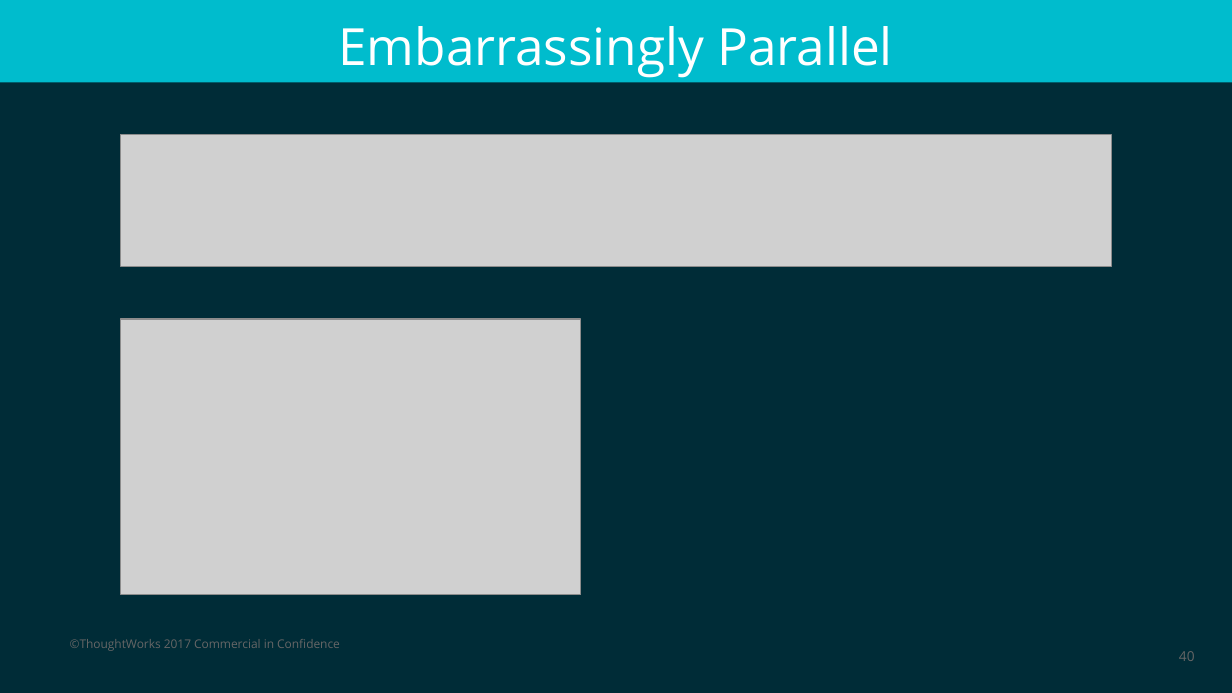
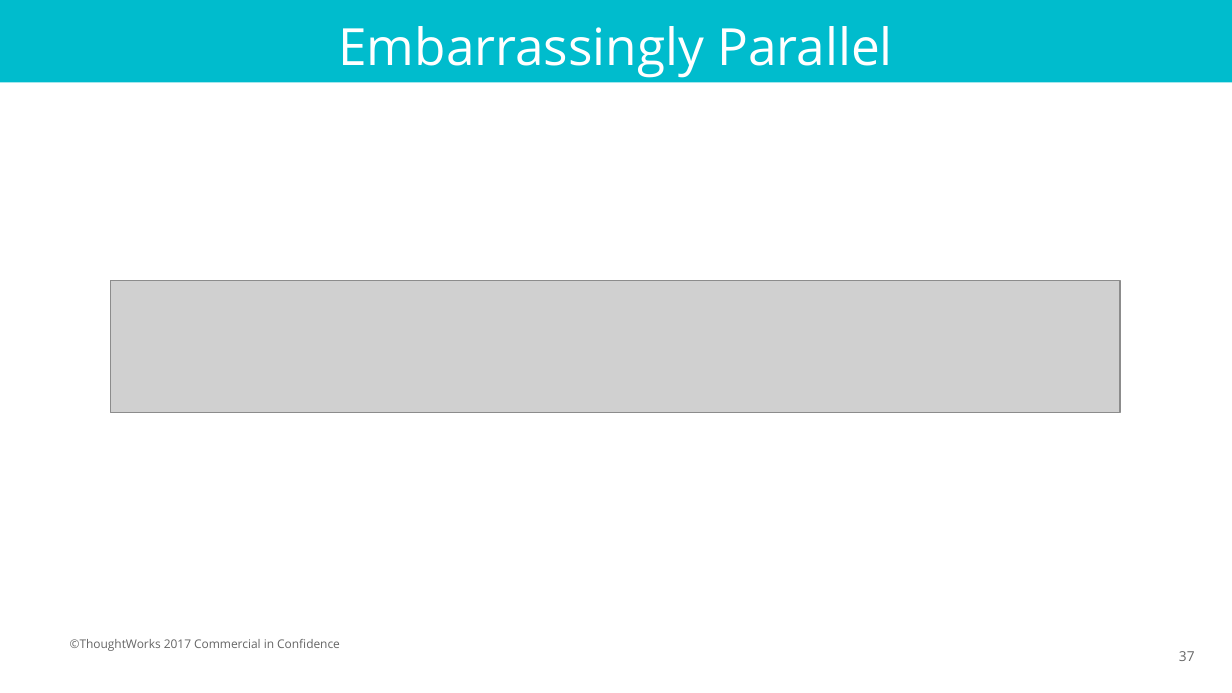
Before and after one commit to wilsontjhi/pycon-asia-2018, a slide deck: slide 37 of slides/Pycon 2018.pptx (slide 40 before the commit). Drawn at 1232x693 pixels with LibreOffice and Linux fonts; fonts in the diff are those of the drawing; grey boxes stand for pictures. Boxes give left, top, right and bottom in pixels: in the first picture for what was removed or moved away, otherwise in the second. Text is boxed around its words. In the diff, an @@ line names an element or a change of style, - is before the commit and + after.

Commit message:
Update slides to use white background

```diff
--- a/slides/Pycon 2018.pptx
+++ b/slides/Pycon 2018.pptx
@@ background #002C37 to #FFFFFF @@
@@ picture removed at bbox=[121, 134, 1111, 266] @@
@@ picture added at bbox=[111, 280, 1120, 411] @@
@@ picture removed at bbox=[121, 319, 582, 595] @@
@@ page number at bbox=[1179, 651, 1195, 661]: text changed @@
-40
+37
```
Also in this commit, not shown: 15 other slides changed, 1 slide removed, 3 other files.
